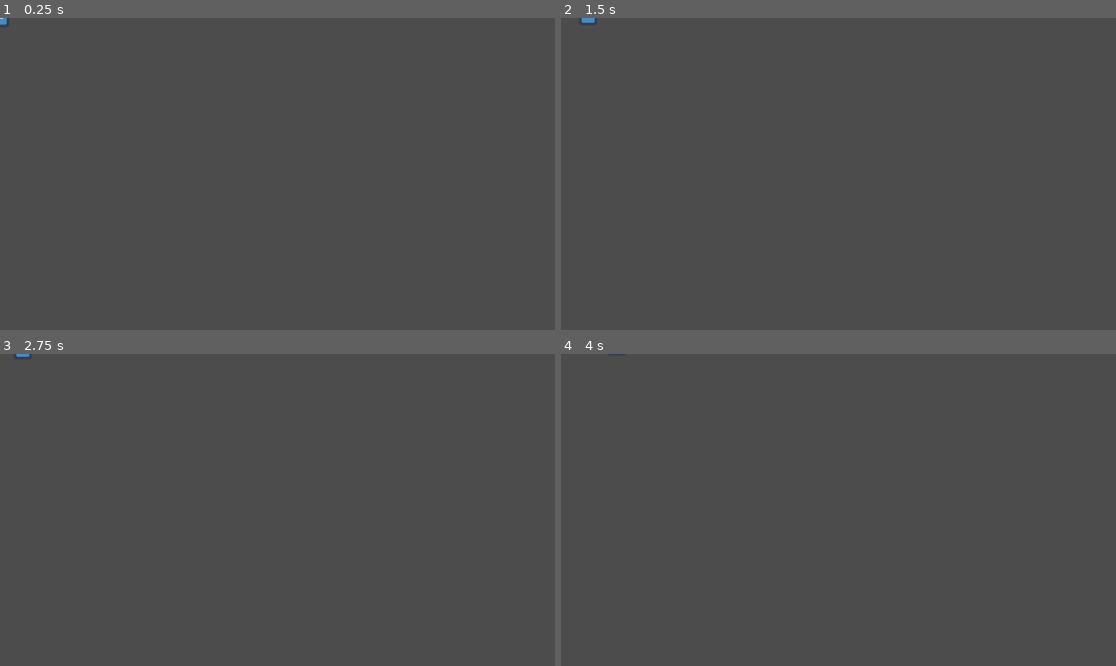
Above: before the commit, frames 1-4 (two rows, left to right).
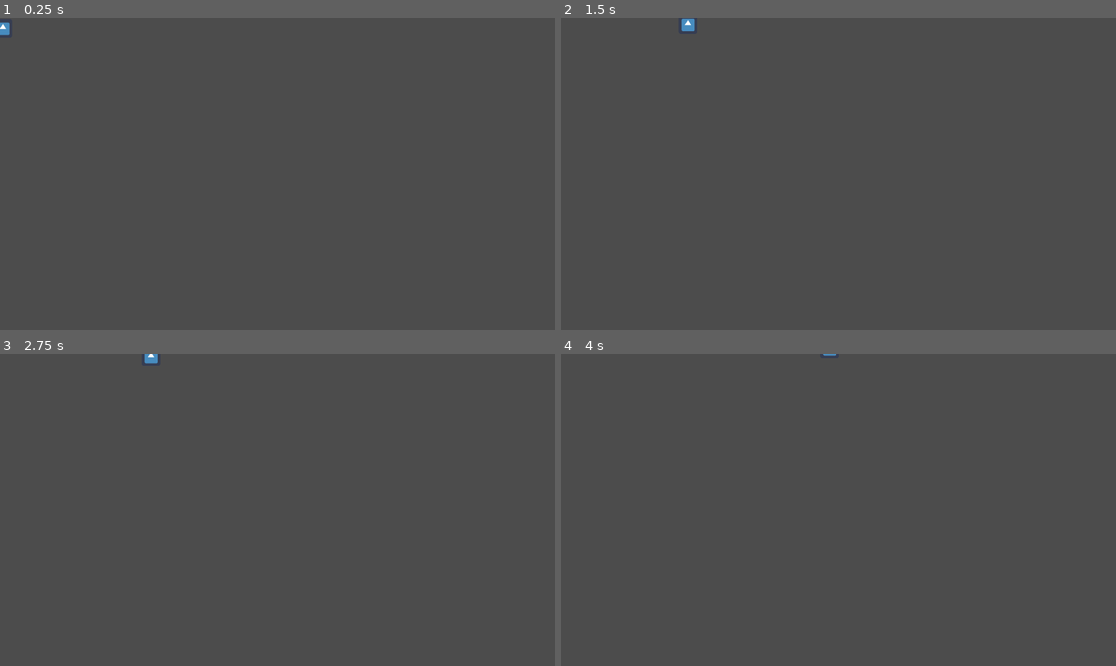
Above: after the commit, the same moments.

Repository: fguillen/FlyingCandies
Game: Godot game, scene res://Player.tscn
The game is run twice, just before and just after one commit, with the same random seed, the same clock (stepped at 60 frames per second) and the same inputs. This scene is started directly instead of the project's main scene. The engine's default icon, where the game draws it, is replaced by a stand-in: a white triangle on a blue panel in a dark square.
Inputs:
- Up to frame 1 (0.25 s): no input
- Up to frame 2 (1.5 s): tap Enter at 0.5 s; hold Right (ui_right) from 0.53 s (still down); tap Up (ui_up) at 0.77 s
- Up to frame 3 (2.75 s): tap Up (ui_up) at 1.52 s; release Right (ui_right) at 2.03 s; hold Left (ui_left) from 2.03 s (still down)
- Up to frame 4 (4 s): release Left (ui_left) at 2.78 s; hold Right (ui_right) from 2.78 s (still down); tap Up (ui_up) at 3.02, 3.77 s

The runs differ from the first frame. In frame 1, less than 0.1% of the frame differs, in the area x 0-2%, y 0-6%; in frame 2, 0.1%, in the area x 3-25%, y 0-5%; in frame 3, less than 0.1%; in frame 4, less than 0.1%.

Commit message:
Movement with acceleration

Diff:
--- a/Art/StateMachine/StateIdle.gd
+++ /dev/null
@@ -1,10 +0,0 @@
-class_name StateIdle
-extends State
-
-
-func enter(_msg := {}) -> void:
-	character.velocity = Vector2.ZERO
-
-func process(_delta: float) -> void:
-	if character.input_manager.get_move_direction() != Vector2.ZERO:
-		character.state_machine.transition_to("Move")
--- a/Art/StateMachine/StateMove.gd
+++ /dev/null
@@ -1,16 +0,0 @@
-class_name StateMove
-extends State
-
-
-func enter(_msg := {}) -> void:
-	character.velocity = Vector2.ZERO
-
-func physics_process(_delta: float) -> void:
-	var direction = character.input_manager.get_move_direction()
-
-	if direction == Vector2.ZERO:
-		character.state_machine.transition_to("Idle")
-		return
-
-	character.velocity = direction * character.speed
-	character.velocity = character.move_and_slide(character.velocity)
--- a/Player.tscn
+++ b/Player.tscn
@@ -1,22 +1,29 @@
-[gd_scene load_steps=8 format=2]
+[gd_scene load_steps=9 format=2]
 
 [ext_resource path="res://icon.png" type="Texture" id=1]
-[ext_resource path="res://Art/StateMachine/StateMachine.gd" type="Script" id=2]
-[ext_resource path="res://Art/StateMachine/StateMove.gd" type="Script" id=3]
-[ext_resource path="res://Art/StateMachine/StateIdle.gd" type="Script" id=4]
+[ext_resource path="res://StateMachine/StateMachine.gd" type="Script" id=2]
+[ext_resource path="res://StateMachine/StateMove.gd" type="Script" id=3]
+[ext_resource path="res://StateMachine/StateIdle.gd" type="Script" id=4]
 [ext_resource path="res://Player.gd" type="Script" id=5]
-[ext_resource path="res://Art/StateMachine/InputManager.gd" type="Script" id=6]
+[ext_resource path="res://StateMachine/InputManager.gd" type="Script" id=6]
+[ext_resource path="res://StateMachine/MovemementManager.gd" type="Script" id=7]
 
 [sub_resource type="RectangleShape2D" id=1]
 
 [node name="Player" type="KinematicBody2D"]
+position = Vector2( 10, 36 )
 script = ExtResource( 5 )
-speed = 100.0
 state_machine_path = NodePath("StateMachine")
 input_manager_path = NodePath("InputManager")
+movement_manager_path = NodePath("MovementManager")
 
 [node name="InputManager" type="Node" parent="."]
 script = ExtResource( 6 )
+
+[node name="MovementManager" type="Node" parent="."]
+script = ExtResource( 7 )
+FRICTION_DELTA = 40.0
+ACCELERATION_DELTA = 50.0
 
 [node name="StateMachine" type="Node" parent="."]
 script = ExtResource( 2 )
--- a/Art/StateMachine/Character.gd
+++ b/StateMachine/Character.gd
@@ -1,11 +1,12 @@
 class_name Character
 extends KinematicBody2D
 
-export(Vector2) var velocity: = Vector2.ZERO
-export(float) var speed: = 10.0
+
 export var state_machine_path := NodePath()
 export var input_manager_path := NodePath()
+export var movement_manager_path := NodePath()
 
 
 onready var state_machine: StateMachine = get_node(state_machine_path)
 onready var input_manager: InputManager = get_node(input_manager_path)
+onready var movement_manager: MovementManager = get_node(movement_manager_path)
--- /dev/null
+++ b/StateMachine/MovemementManager.gd
@@ -0,0 +1,21 @@
+class_name MovementManager
+extends Node
+
+export(float) var FRICTION_DELTA = 100.0
+export(float) var ACCELERATION_DELTA = 100.0
+export(float) var MAX_SPEED = 500.0
+
+var velocity: = Vector2.ZERO
+var direction: = Vector2.ZERO
+
+
+func apply_friction():
+	if direction.length() != 0: return
+
+	velocity = velocity.move_toward(Vector2.ZERO, FRICTION_DELTA)
+
+
+func apply_acceleration():
+	if direction.length() == 0: return
+
+	velocity = velocity.move_toward(direction * MAX_SPEED, ACCELERATION_DELTA)
--- /dev/null
+++ b/StateMachine/StateIdle.gd
@@ -0,0 +1,16 @@
+class_name StateIdle
+extends State
+
+
+func enter(_msg := {}) -> void:
+	pass
+
+func process(_delta: float) -> void:
+	character.movement_manager.direction = character.input_manager.get_move_direction()
+
+	if character.movement_manager.direction != Vector2.ZERO:
+		character.state_machine.transition_to("Move")
+		return
+
+	character.movement_manager.apply_friction()
+	character.movement_manager.velocity = character.move_and_slide(character.movement_manager.velocity)
--- a/Art/StateMachine/StateMachine.gd
+++ b/StateMachine/StateMachine.gd
@@ -4,15 +4,15 @@
 signal transitioned(state_name)
 
 export var initial_state_path := NodePath()
+
 export(bool) var debug := false
 export(int) var actual_state := 0
 
 onready var state: State = get_node(initial_state_path)
 
 
+
 func _ready() -> void:
-	yield(owner, "ready")
-
 	for child in get_children():
 		child.character = owner
 
--- /dev/null
+++ b/StateMachine/StateMove.gd
@@ -0,0 +1,18 @@
+class_name StateMove
+extends State
+
+
+func enter(_msg := {}) -> void:
+	pass
+
+func physics_process(_delta: float) -> void:
+	character.movement_manager.direction = character.input_manager.get_move_direction()
+
+	if character.movement_manager.direction == Vector2.ZERO:
+		character.state_machine.transition_to("Idle")
+		return
+
+	character.movement_manager.apply_friction()
+	character.movement_manager.apply_acceleration()
+
+	character.movement_manager.velocity = character.move_and_slide(character.movement_manager.velocity)
--- a/project.godot
+++ b/project.godot
@@ -12,7 +12,7 @@
 "base": "KinematicBody2D",
 "class": "Character",
 "language": "GDScript",
-"path": "res://Art/StateMachine/Character.gd"
+"path": "res://StateMachine/Character.gd"
 }, {
 "base": "KinematicBody2D",
 "class": "Cupcake",
@@ -22,7 +22,12 @@
 "base": "Node",
 "class": "InputManager",
 "language": "GDScript",
-"path": "res://Art/StateMachine/InputManager.gd"
+"path": "res://StateMachine/InputManager.gd"
+}, {
+"base": "Node",
+"class": "MovementManager",
+"language": "GDScript",
+"path": "res://StateMachine/MovemementManager.gd"
 }, {
 "base": "Character",
 "class": "Player",
@@ -32,27 +37,28 @@
 "base": "Node",
 "class": "State",
 "language": "GDScript",
-"path": "res://Art/StateMachine/State.gd"
+"path": "res://StateMachine/State.gd"
 }, {
 "base": "State",
 "class": "StateIdle",
 "language": "GDScript",
-"path": "res://Art/StateMachine/StateIdle.gd"
+"path": "res://StateMachine/StateIdle.gd"
 }, {
 "base": "Node",
 "class": "StateMachine",
 "language": "GDScript",
-"path": "res://Art/StateMachine/StateMachine.gd"
+"path": "res://StateMachine/StateMachine.gd"
 }, {
 "base": "State",
 "class": "StateMove",
 "language": "GDScript",
-"path": "res://Art/StateMachine/StateMove.gd"
+"path": "res://StateMachine/StateMove.gd"
 } ]
 _global_script_class_icons={
 "Character": "",
 "Cupcake": "",
 "InputManager": "",
+"MovementManager": "",
 "Player": "",
 "State": "",
 "StateIdle": "",
@@ -71,7 +77,6 @@
 window/size/width=1920
 window/size/height=1080
 window/size/resizable=false
-window/size/always_on_top=true
 window/stretch/aspect="keep"
 
 [gui]
Renamed: Art/StateMachine/InputManager.gd -> StateMachine/InputManager.gd
Renamed: Art/StateMachine/State.gd -> StateMachine/State.gd
